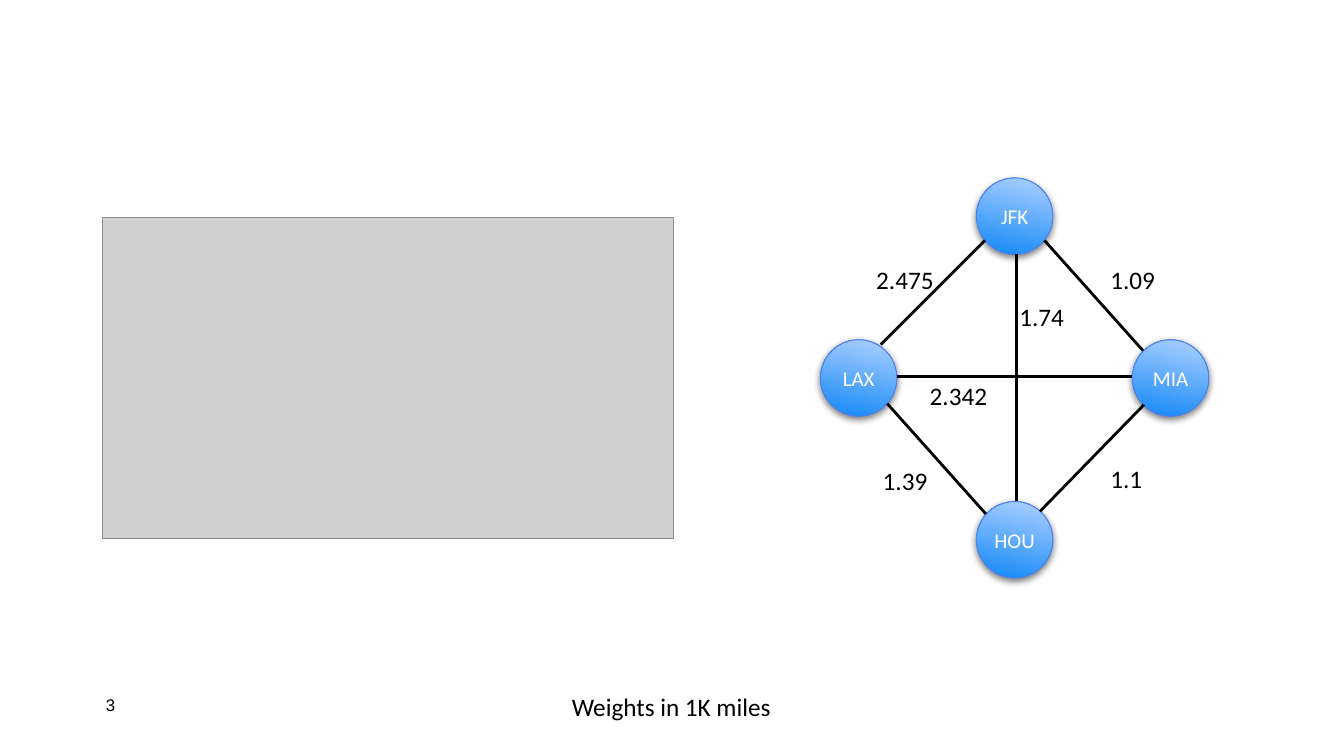
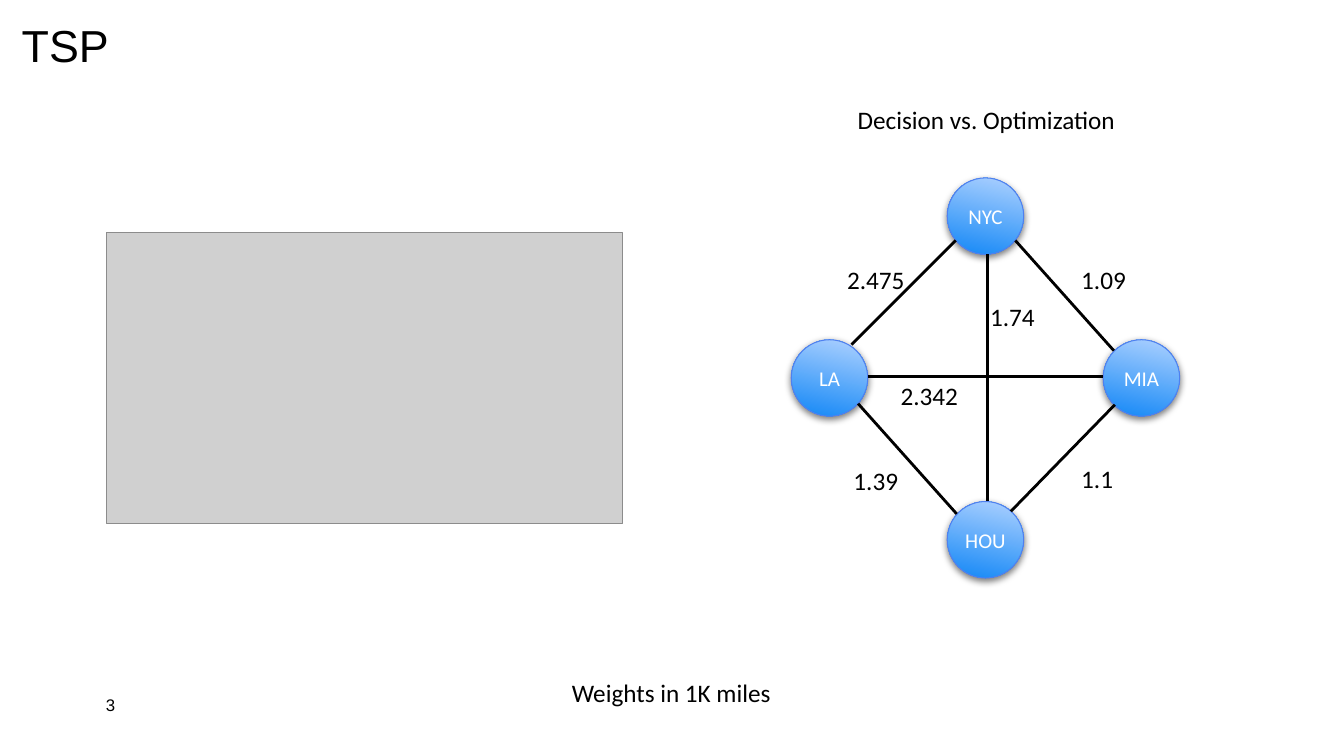
Before and after one commit to PictureOfGray/CS412-Team-NAME, a slide deck: slide 3 of presentations/TeamNAMETSP.pptx. Drawn at 1344x756 pixels with LibreOffice and Linux fonts; fonts in the diff are those of the drawing; grey boxes stand for pictures. Boxes give left, top, right and bottom in pixels: in the first picture for what was removed or moved away, otherwise in the second. Text is boxed around its words. In the diff, an @@ line names an element or a change of style, - is before the commit and + after.

```diff
--- a/presentations/TeamNAMETSP.pptx
+++ b/presentations/TeamNAMETSP.pptx
@@ title added at bbox=[22, 30, 109, 63], 32 pt, text #000000 @@
+TSP
@@ text added at bbox=[858, 111, 1115, 133], 18 pt, text #000000 @@
+Decision vs. Optimization
@@ picture: place and size @@
-picture at bbox=[103, 218, 675, 539]
+picture at bbox=[107, 233, 624, 523]
@@ text added at bbox=[968, 210, 1002, 224], 15 pt, text #FFFFFF @@
+NYC
@@ text removed at bbox=[1001, 210, 1028, 224] @@
-JFK
@@ text added at bbox=[819, 372, 840, 386], 15 pt, text #FFFFFF @@
+LA
@@ text removed at bbox=[843, 372, 875, 386] @@
-LAX
@@ 8 texts, 6 lines, 4 ellipses: place and size @@
-8 texts, 6 lines, 4 ellipses at bbox=[821, 178, 1209, 579]
+8 texts, 6 lines, 4 ellipses at bbox=[791, 178, 1180, 579]
@@ text "Weights in 1K miles": place and size @@
-text "Weights in 1K miles" at bbox=[572, 698, 770, 721]
+text "Weights in 1K miles" at bbox=[572, 684, 770, 707]
```
Also in this commit, not shown: 5 other slides changed, 11 slides added, 11 slides removed, 5 other files.
